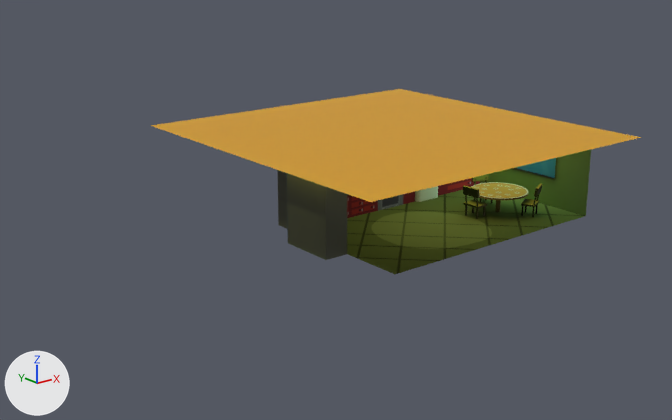
The Blender file ANIMATION/Scenes/Kitchen/MM00984 Kitchen Scene v01.blend: old version first, new version second.
One viewpoint serves both versions: a camera (50 mm lens) standing at (-19.45, -21.62, 9.01) and looking at (-2.26, -0.13, 0.41). The axes (+X, +Y, +Z) are drawn at lower left. The lights are the same throughout.
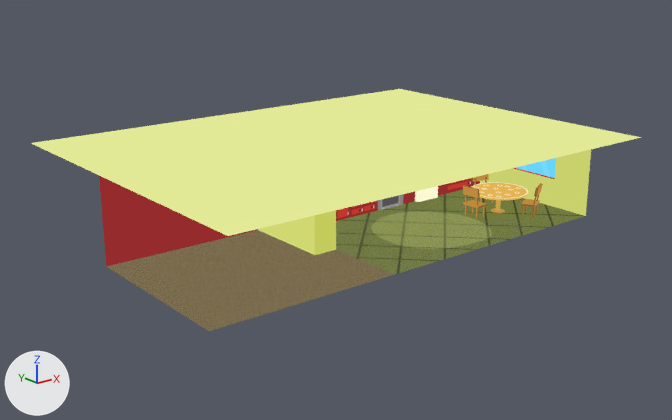
Commit message: MM00984 Kitchen scene updates

Where the change shows, as pixel boxes (x1, y1, x2, y2) in the pictures (672 x 420 px):
'Plane.006', recoloured, reshaped (orange to yellow, 24% wider, 30% taller)
    before: (151, 89, 641, 202)
    after: (31, 89, 641, 236)
'Floor Plan', added
    after: (106, 191, 583, 331)
'Plane.001', surface changed
    both: (336, 178, 584, 274)
'Plane', shown
    after: (99, 176, 395, 331)
'Plane.005', surface changed, reshaped (black to yellow)
    before: (277, 170, 347, 260)
    after: (258, 210, 336, 255)
'Plane.003', surface changed (green to yellow)
    both: (480, 150, 591, 216)
'Cylinder', surface changed (yellow to orange)
    both: (471, 182, 528, 213)
'Cube.002', surface changed (yellow to orange)
    both: (463, 185, 487, 219)
'Cube', surface changed
    both: (415, 186, 438, 202)
'Cube.003', surface changed (yellow to orange)
    both: (521, 183, 543, 217)
'Cube.001', surface changed
    both: (472, 174, 493, 203)

Diff of the bpy script that builds the scene:
```diff
--- a/ANIMATION/Scenes/Kitchen/MM00984 Kitchen Scene v01.blend.py
+++ b/ANIMATION/Scenes/Kitchen/MM00984 Kitchen Scene v01.blend.py
@@ mat_main @@
 mat_main = bpy.data.materials.new('Main')
-# nodes: BsdfPrincipled, Mix, OutputMaterial, TexImage x2
-# uses the picture img_main_lighting
+# nodes: Background, OutputMaterial, TexImage
 # uses the picture img_main_texture
@@ mat_side_walls @@
 mat_side_walls = bpy.data.materials.new('Side Walls')
-# nodes: BsdfPrincipled, Mix, OutputMaterial, TexImage x2
+# nodes: Background, OutputMaterial, TexImage
 # uses the picture img_kitchen_side_walls
-# uses the picture img_kitchen_side_walls_lighting
@@ mat_kitchen_ceiiling @@
 _N = mat_kitchen_ceiiling.node_tree.nodes; _L = mat_kitchen_ceiiling.node_tree.links
-n0 = _N.new('ShaderNodeBsdfPrincipled'); n0.name = 'Principled BSDF'
-n0.distribution = 'GGX'
-n0.subsurface_method = 'BURLEY'
-n0.inputs[0].default_value = (0.687, 0.338, 0.0, 1.0)  # 'Base Color', yellow #d89d00
 n1 = _N.new('ShaderNodeOutputMaterial'); n1.name = 'Material Output'
-_L.new(n0.outputs[0], n1.inputs[0])  # 'BSDF' to 'Surface'
+n2 = _N.new('ShaderNodeBackground'); n2.name = 'Background'
+n2.inputs[0].default_value = (0.764, 0.814, 0.306, 1.0)  # 'Color', yellow #e2e996
+_L.new(n2.outputs[0], n1.inputs[0])  # 'Background' to 'Surface'
@@ mat_wall_red @@
+mat_wall_red = bpy.data.materials.new('Wall Red')
+mat_wall_red.use_nodes = True; mat_wall_red.node_tree.nodes.clear()
+_N = mat_wall_red.node_tree.nodes; _L = mat_wall_red.node_tree.links
+n0 = _N.new('ShaderNodeOutputMaterial'); n0.name = 'Material Output'
+n1 = _N.new('ShaderNodeBackground'); n1.name = 'Background'
+n1.inputs[0].default_value = (0.301, 0.0242, 0.0262, 1.0)  # 'Color', red #952b2d
+_L.new(n1.outputs[0], n0.inputs[0])  # 'Background' to 'Surface'
@@ mat_floor @@
+mat_floor = bpy.data.materials.new('Floor')
+mat_floor.use_nodes = True; mat_floor.node_tree.nodes.clear()
+_N = mat_floor.node_tree.nodes; _L = mat_floor.node_tree.links
+n0 = _N.new('ShaderNodeOutputMaterial'); n0.name = 'Material Output'
+n1 = _N.new('ShaderNodeBackground'); n1.name = 'Background'
+n1.inputs[0].default_value = (0.198, 0.146, 0.0625, 1.0)  # 'Color', brown #7b6b47
+_L.new(n1.outputs[0], n0.inputs[0])  # 'Background' to 'Surface'
@@ me_plane_006 @@
 me_plane_006.from_pydata(...)  # 8 vertices, 3 faces; spans x -1.56..1.0, y -1.94..1.4, z 0.0..0.76
 # used by ob_plane_005; location = (-3.79, -1.16, 1.0); rotation_euler = (-3.142, 1.571, 0.0), in degrees (-180, 90, 0)
-me_plane_006.vertices[6].co = (-1.56, -0.41, 0.76)  # pixel (286, 157)
-me_plane_006.vertices[7].co = (1.0, -0.41, 0.76)  # pixel (287, 243)
+# me_plane_006 part 1
+for i in [*range(2, 6)]: me_plane_006.vertices[i].co += Vector((0.0, -0.5, 0.0))
+me_plane_006.vertices[6].co = (-1.56, -1.94, 0.76)  # pixel (255, 147)
+me_plane_006.vertices[7].co = (1.0, -1.94, 0.76)  # pixel (258, 230)
 me_plane_006.materials.append(mat_side_walls)
@@ me_plane_007 @@
 me_plane_007.from_pydata(...)  # 4 vertices, 1 face; spans x -5.51..5.51, y -5.51..5.51, z 0.0
-me_plane_007.vertices[0].co = (-5.51, -5.51, 0.0)  # pixel (370, 202)
-me_plane_007.vertices[2].co = (-5.51, 5.51, 0.0)  # pixel (149, 125)
+# me_plane_007 part 2
+me_plane_007.vertices[0].co = (-9.51, -5.51, 0.0)  # pixel (227, 236)
+me_plane_007.vertices[2].co = (-9.51, 5.51, 0.0)  # pixel (30, 143)
 me_plane_007.materials.append(mat_kitchen_ceiiling)
@@ me_plane_003 @@
+me_plane_003.from_pydata([(-4.71, -1.0, 0.0), (1.0, -1.0, 0.0), (-4.71, 4.33, 0.0), (1.0, 4.33, 0.0), (-4.71, 4.33, 2.56), (1.0, 4.33, 2.56)], [], [(0, 1, 3, 2), (2, 3, 5, 4)])
+for i in [1]: me_plane_003.polygons[i].material_index = 1
+me_plane_003.materials.append(mat_floor)
+me_plane_003.materials.append(mat_wall_red)
@@ ob_plane @@
-ob_plane = bpy.data.objects.new('Plane', me_plane)
-ob_plane.location = (0.03, 0.94, 4.21)
-ob_plane.rotation_euler = (1.571, 0.0, 0.0)  # degrees (90, 0, 0)
-ob_plane.scale = (2.31, 1.58, 1.58)
-ob_plane.hide_set(True)
+ob_plane = bpy.data.objects.new('Plane', me_plane_003)
+ob_plane.location = (-4.79, -3.55, 0.0)
@@ ob_floor_plan @@
+ob_floor_plan = bpy.data.objects.new('Floor Plan', me_plane_008)  # 26 vertices, 7 faces; spans x -8.82..5.04, y -4.55..0.78, z 0.0
+ob_floor_plan.location = (-0.69, 0.0, 0.0)
```
